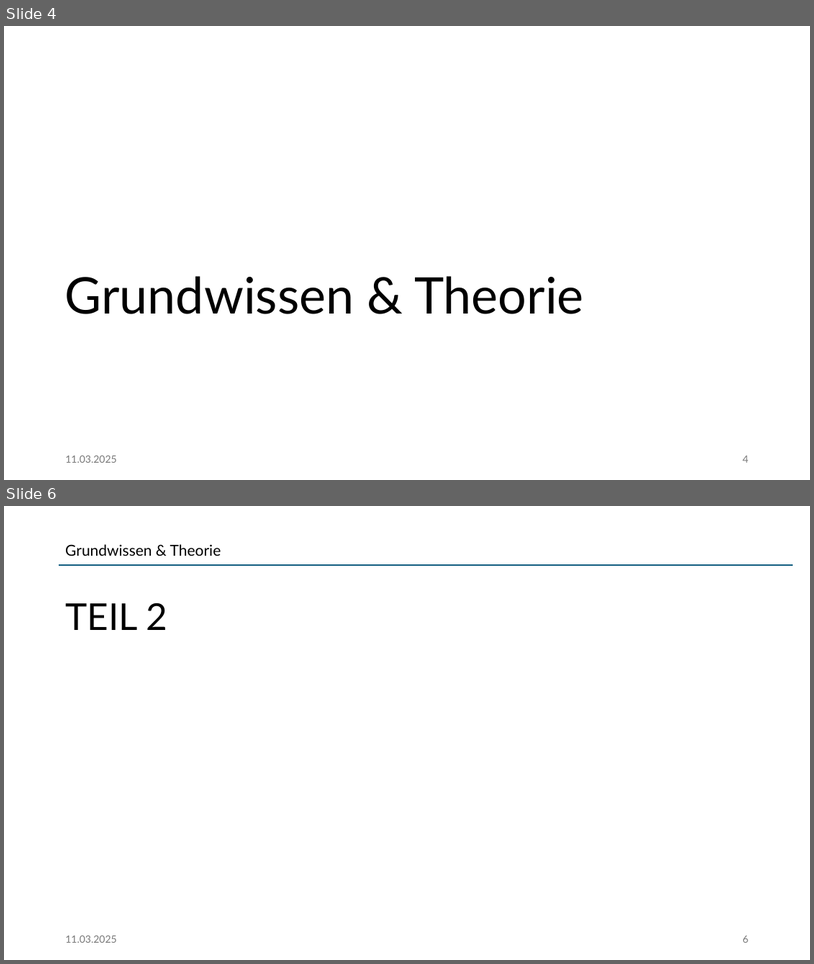
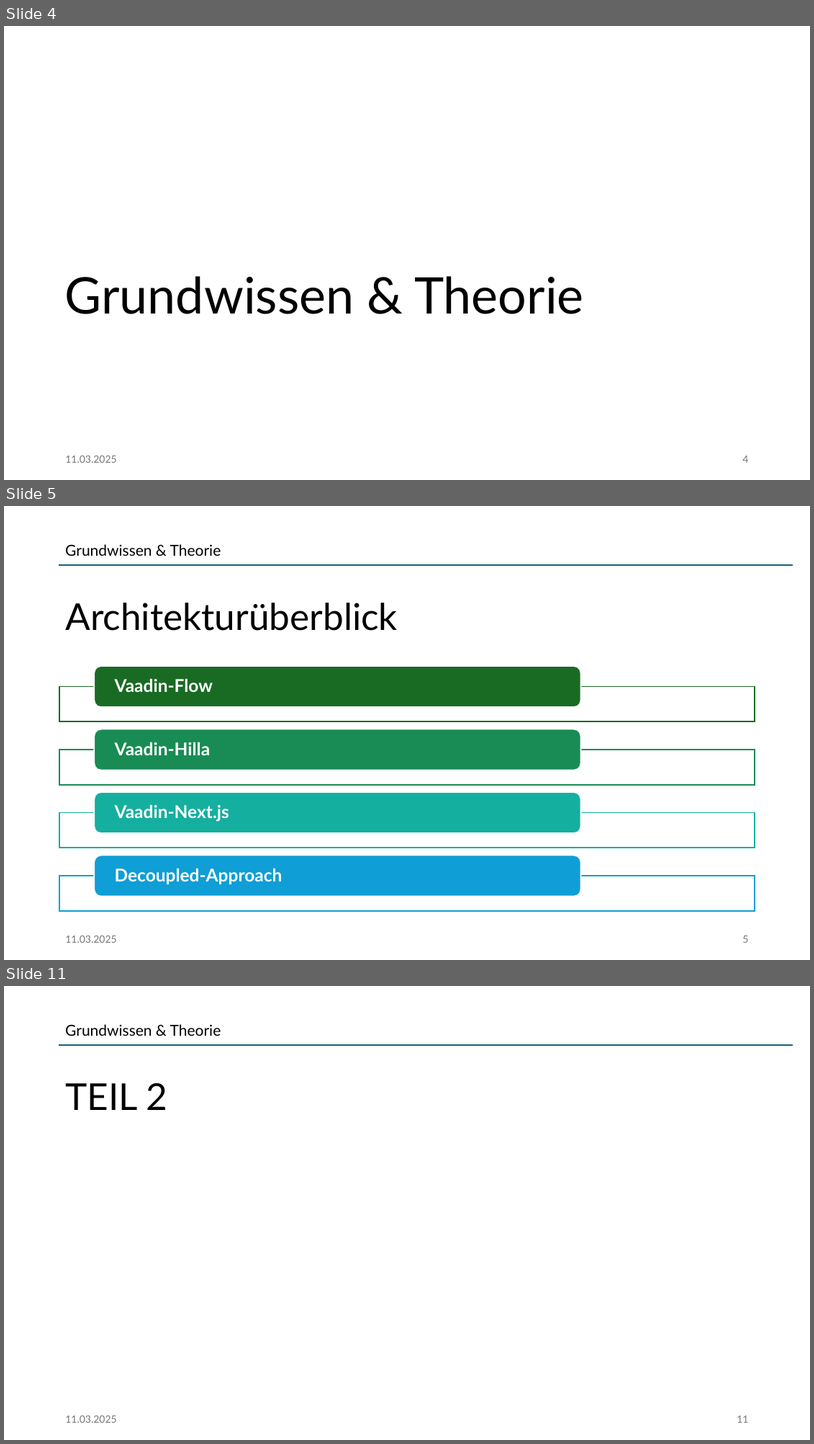
Before and after one commit to jonasaberger/DBI_JavaVaadin, a slide deck: 00_Docs/Projektpraesentation.pptx. Shown one above the other, each under a label of ours: slides 4 and 6 before the commit, slides 4, 5 and 11 after it; the slides between them are not shown. The pictures are 814x964 and 814x1444 pixels, drawn with LibreOffice and Linux fonts; fonts in the diff are those of the drawing. Boxes give left, top, right and bottom in pixels: in the first picture for what was removed or moved away, otherwise in the second. Text is boxed around its words. In the diff, an @@ line names an element or a change of style, - is before the commit and + after.

```diff
--- a/00_Docs/Projektpraesentation.pptx
+++ b/00_Docs/Projektpraesentation.pptx
@@ slide 5 added at (x1=4, y1=506, x2=810, y2=960), background #FFFFFF @@
@@ text added at (x1=65, y1=544, x2=221, y2=556), 18 pt, text #000000 @@
+Grundwissen & Theorie
@@ line added from (59, 565) to (793, 565), #156082 1.5 pt @@
@@ title added at (x1=65, y1=602, x2=398, y2=631), 44 pt, text #000000 @@
+Architekturüberblick
@@ group added at (x1=59, y1=666, x2=756, y2=911): 4 rectangles, 4 rounded rectangles, 4 texts @@
+Vaadin-Flow
+Vaadin-Hilla
+Vaadin-Next.js
+Decoupled-Approach
@@ text added at (x1=65, y1=935, x2=116, y2=942), 12 pt, text #797979 @@
+11.03.2025
@@ page number added at (x1=743, y1=935, x2=748, y2=942), 12 pt, text #797979 @@
+5
@@ what was slide 6 is now slide 11 @@
@@ page number at (x1=737, y1=1415, x2=748, y2=1422): text changed @@
-6
+11
```
Also in this commit, not shown: 3 slides changed, 4 other slides added.
